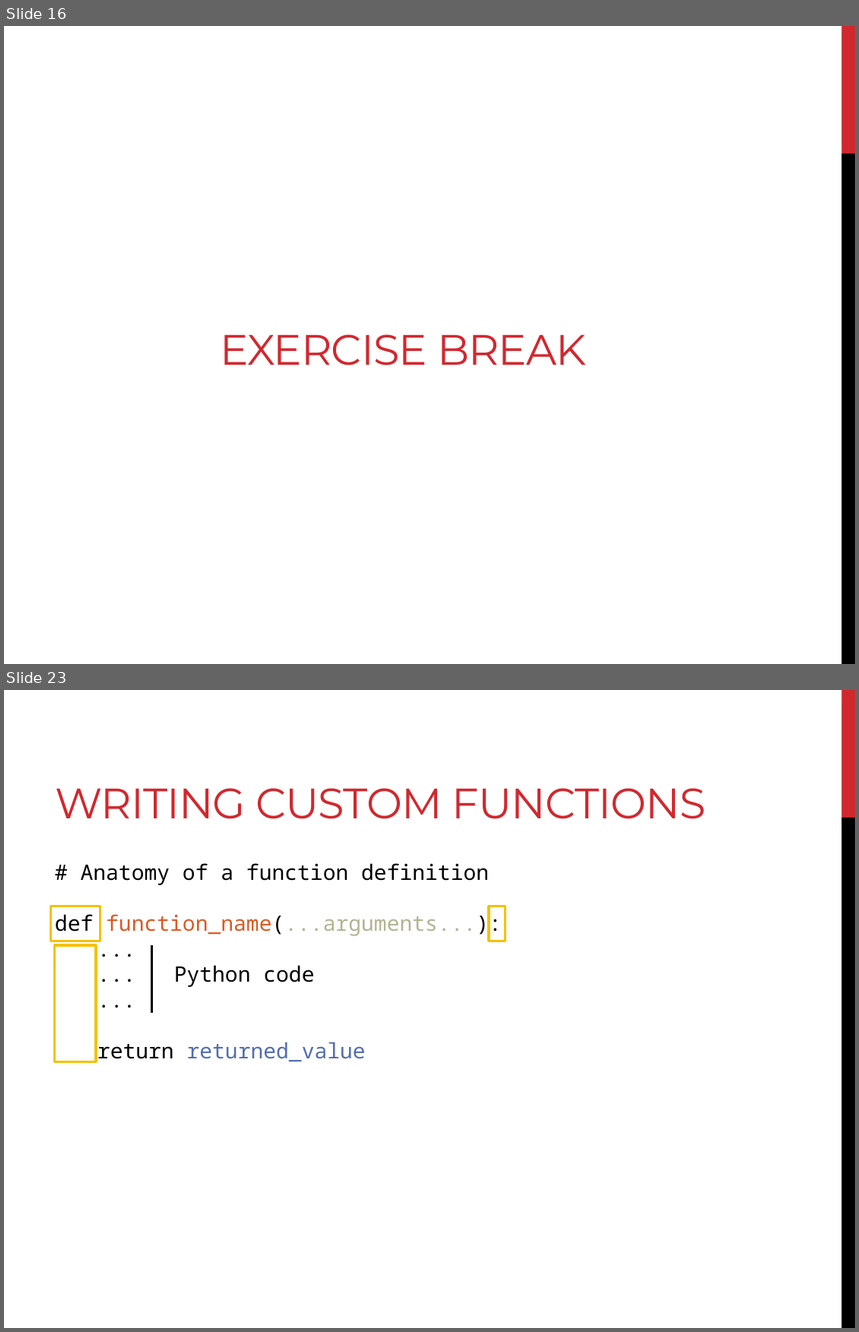
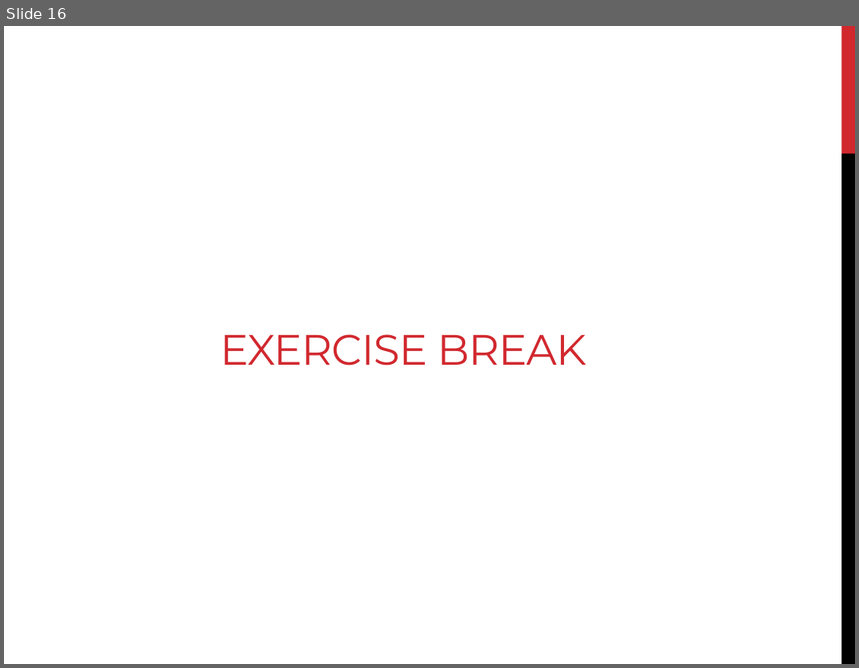
Before and after one commit to sjspielman/bdib2016_python, a slide deck: files/day3_materials/slides_day3.pptx. Shown one above the other, each under a label of ours: slides 16 and 23 before the commit, slide 16 after it; the slides between them are not shown. The pictures are 859x1332 and 859x668 pixels, drawn with LibreOffice and Linux fonts; fonts in the diff are those of the drawing. Boxes give left, top, right and bottom in pixels: in the first picture for what was removed or moved away, otherwise in the second. Text is boxed around its words. In the diff, an @@ line names an element or a change of style, - is before the commit and + after.

```diff
--- a/files/day3_materials/slides_day3.pptx
+++ b/files/day3_materials/slides_day3.pptx
@@ slide 23 removed at bbox=[4, 690, 855, 1328], background #FFFFFF; not listed: 2 template elements that a slide beside it also shows @@
@@ title removed at bbox=[55, 788, 706, 819] @@
-WRITING CUSTOM FUNCTIONS
@@ text removed at bbox=[55, 863, 502, 1062] @@
-# Anatomy of a function definition
-def function_name(...arguments...):
-...
-... Python code
-...
-return returned_value
@@ rectangle removed at bbox=[51, 906, 101, 941] @@
@@ rectangle removed at bbox=[489, 906, 506, 941] @@
@@ rectangle removed at bbox=[54, 945, 96, 1062] @@
@@ line removed from (152, 945) to (152, 1014) @@
```
Also in this commit, not shown: 14 other slides removed, 23 other files.
